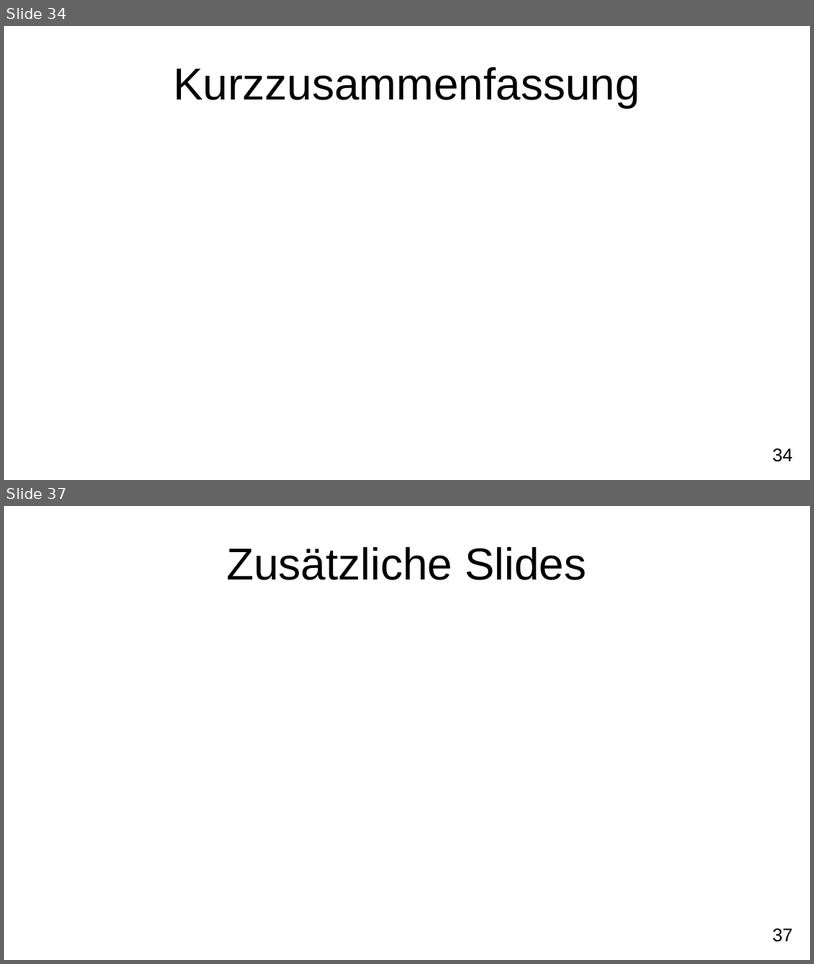
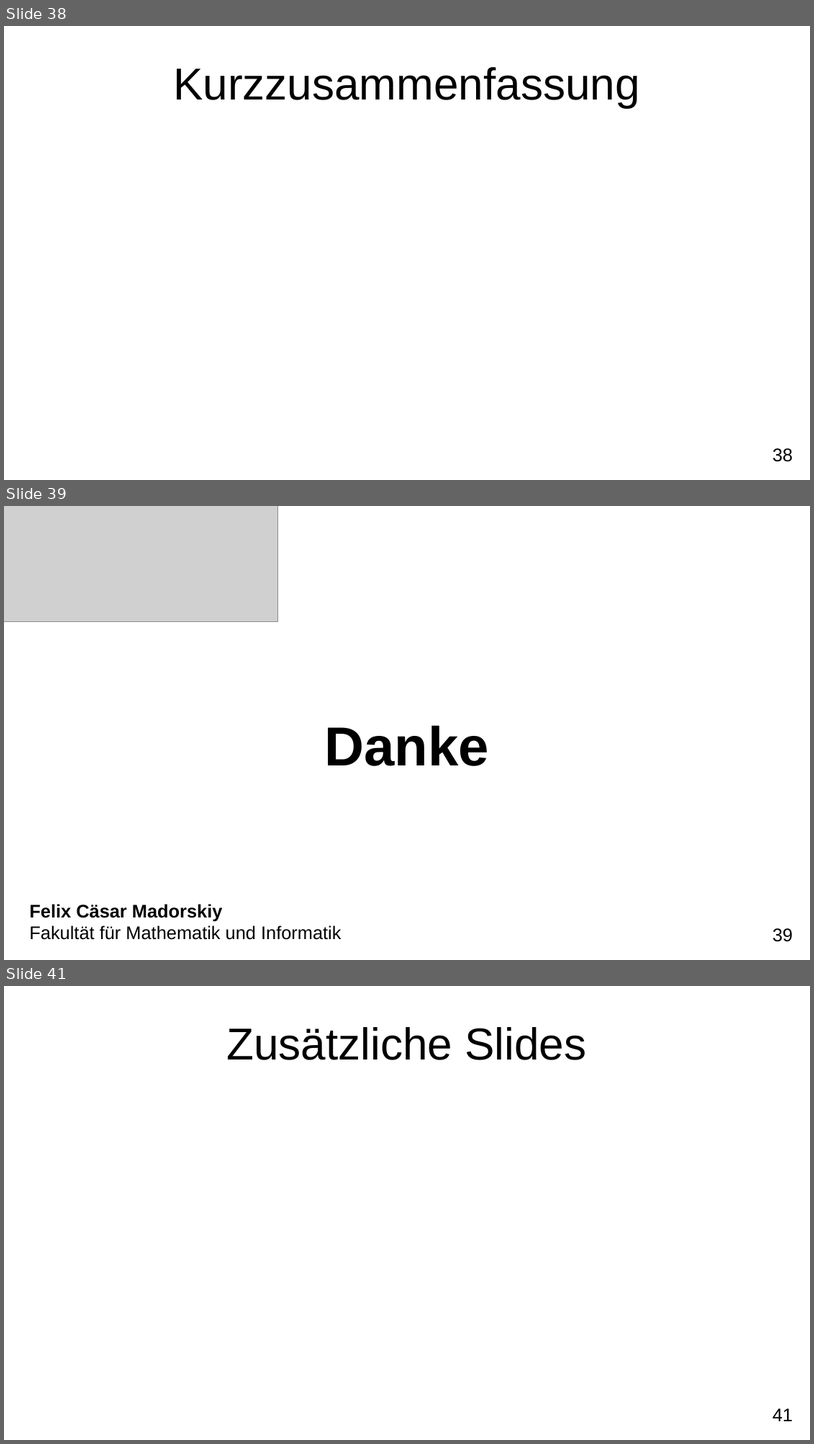
Before and after one commit to FXJackAll/Masterarbeit_Code, a slide deck: Masterarbeit_Verteidigung/Masterarbeit_Verteidigung.odp. Shown one above the other, each under a label of ours: slides 34 and 37 before the commit, slides 38, 39 and 41 after it; the slides between them are not shown. The pictures are 814x964 and 814x1444 pixels, drawn with LibreOffice and Linux fonts; fonts in the diff are those of the drawing; grey boxes stand for pictures; background and template pictures are left out. Boxes give left, top, right and bottom in pixels: in the first picture for what was removed or moved away, otherwise in the second. Text is boxed around its words. In the diff, an @@ line names an element or a change of style, - is before the commit and + after.

```diff
--- a/Masterarbeit_Verteidigung/Masterarbeit_Verteidigung.odp
+++ b/Masterarbeit_Verteidigung/Masterarbeit_Verteidigung.odp
@@ slide 39 added at [4,506,810,960], background #FFFFFF; not listed: 1 template element that a slide beside it also shows @@
@@ picture added at [4,506,278,622] @@
@@ subtitle added at [325,725,490,766], 54 pt, text #000000, bold @@
+Danke
@@ text added at [29,903,341,939], 18 pt, text #000000 @@
+Felix Cäsar Madorskiy
+Fakultät für Mathematik und Informatik
@@ what was slide 34 is now slide 38 @@
@@ page number at [773,448,793,462]: text changed @@
-34
+38
@@ what was slide 37 is now slide 41 @@
@@ page number at [773,1408,793,1421]: text changed @@
-37
+41
```
Also in this commit, not shown: 10 slides changed, 12 other slides added, 4 slides removed, 8 other files.
